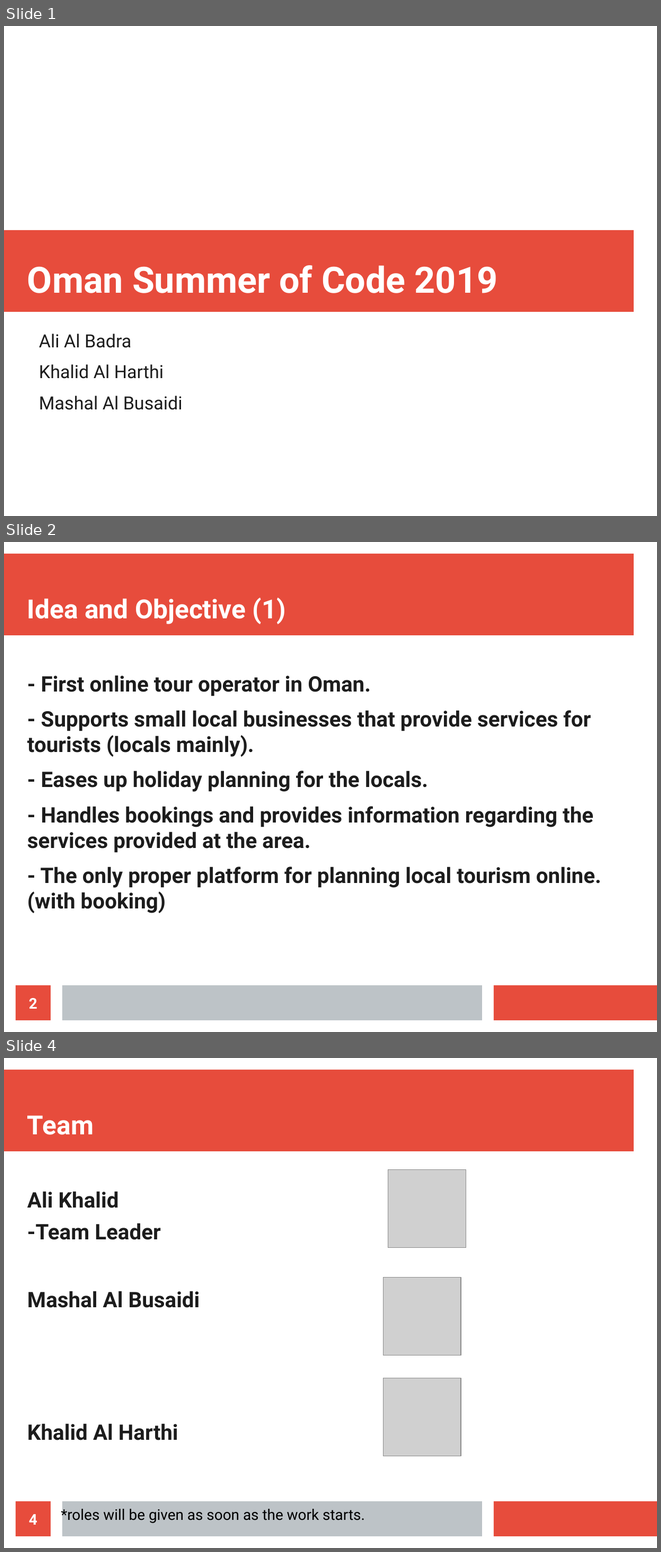
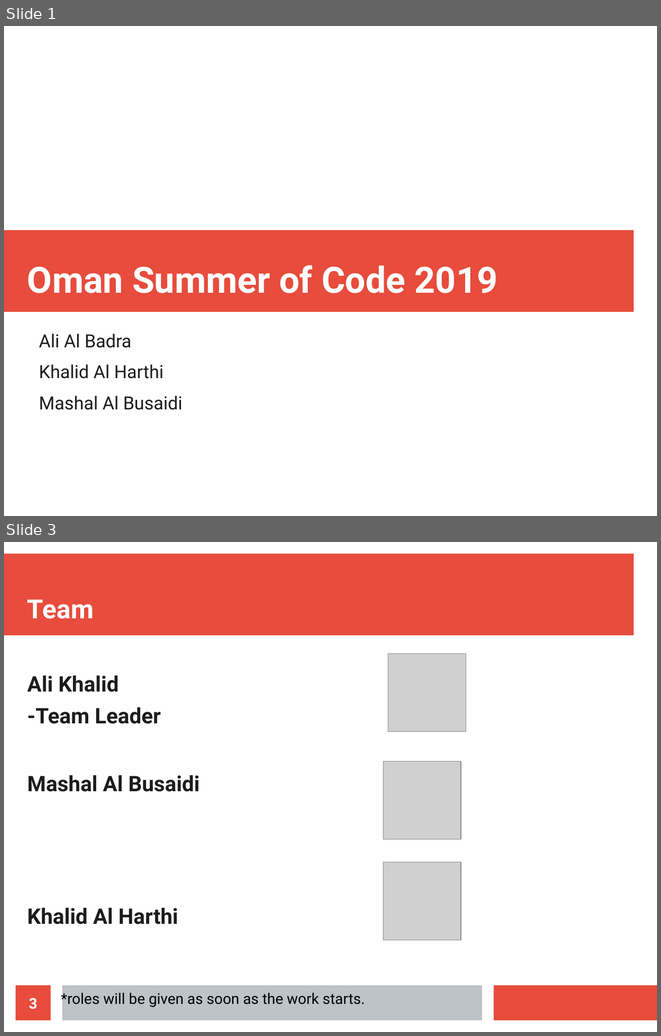
Before and after one commit to Aliii98/osoc19, a slide deck: OSOC-proposal.odp. Shown one above the other, each under a label of ours: slides 1, 2 and 4 before the commit, slides 1 and 3 after it; the slides between them are not shown. The pictures are 661x1552 and 661x1036 pixels, drawn with LibreOffice and Linux fonts; fonts in the diff are those of the drawing; grey boxes stand for pictures. Boxes give left, top, right and bottom in pixels: in the first picture for what was removed or moved away, otherwise in the second. Text is boxed around its words. In the diff, an @@ line names an element or a change of style, - is before the commit and + after.

Commit message:
Finalized Idea&Obj slides.. still working on technical specs

```diff
--- a/OSOC-proposal.odp
+++ b/OSOC-proposal.odp
@@ slide 2 removed at bbox=[4, 542, 657, 1032], background #FFFFFF; not listed: 3 template elements that a slide beside it also shows @@
@@ title removed at bbox=[27, 598, 286, 624] @@
-Idea and Objective (1)
@@ text removed at bbox=[27, 675, 601, 913] @@
-- First online tour operator in Oman.
-- Supports small local businesses that provide services for tourists (locals mainly).
-- Eases up holiday planning for the locals.
-- Handles bookings and provides information regarding the services provided at the area.
-- The only proper platform for planning local tourism online. (with booking)
@@ page number removed at bbox=[16, 985, 51, 1020] @@
-2
@@ what was slide 4 is now slide 3 @@
@@ page number at bbox=[29, 998, 37, 1009]: text changed @@
-4
+3
```
Also in this commit, not shown: 2 slides changed.
